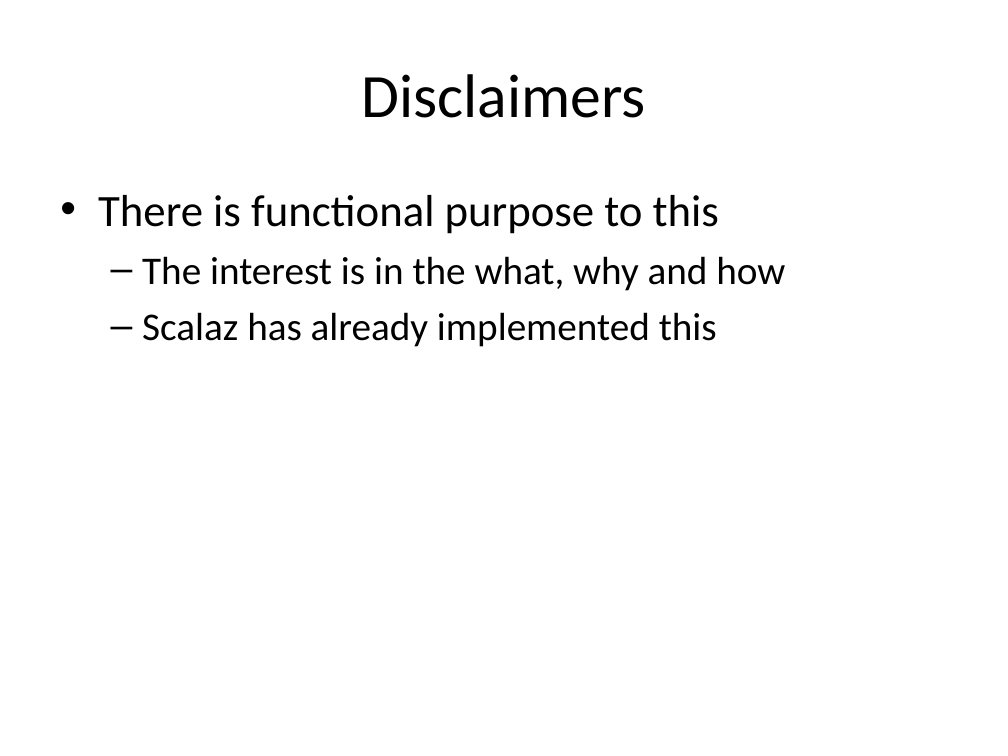
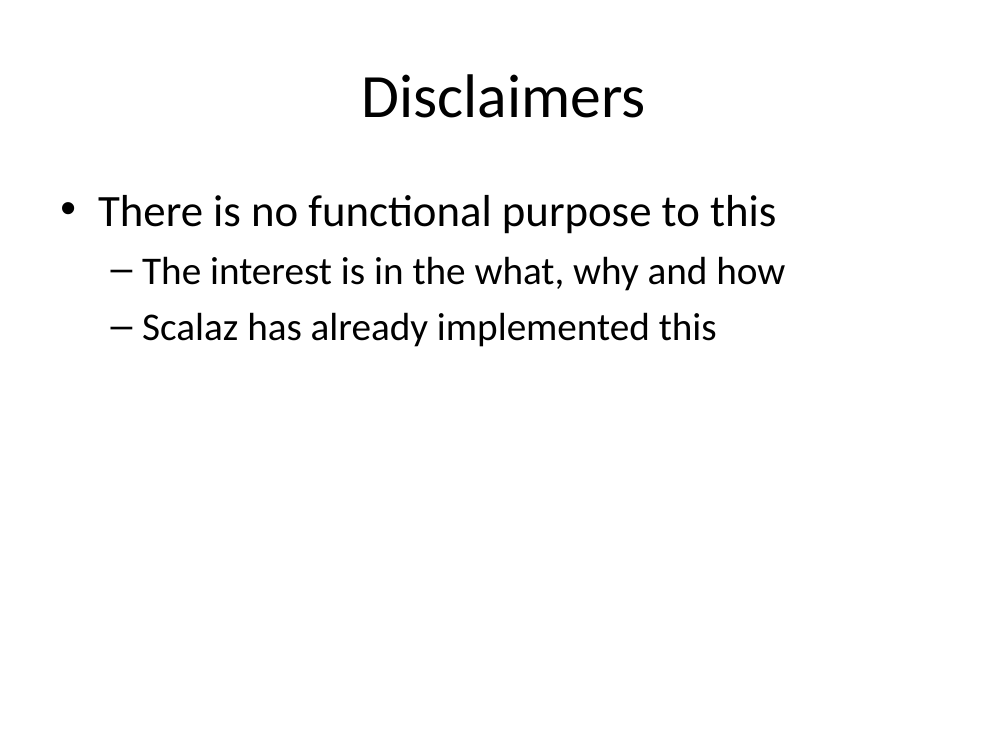
Before and after one commit to SheepCoder/scalaMonadTalk, a slide deck: slide 4 of docs/Presentation.ppt (slide 3 before the commit). Drawn at 1008x756 pixels with LibreOffice and Linux fonts; fonts in the diff are those of the drawing. Boxes give left, top, right and bottom in pixels: in the first picture for what was removed or moved away, otherwise in the second. Text is boxed around its words. In the diff, an @@ line names an element or a change of style, - is before the commit and + after.

```diff
--- a/docs/Presentation.ppt
+++ b/docs/Presentation.ppt
@@ text at (x1=98, y1=195, x2=776, y2=234): text changed @@
-• There is functional purpose to this
+• There is no functional purpose to this
```
Also in this commit, not shown: 1 other slide changed, 1 slide added, 3 other files.
